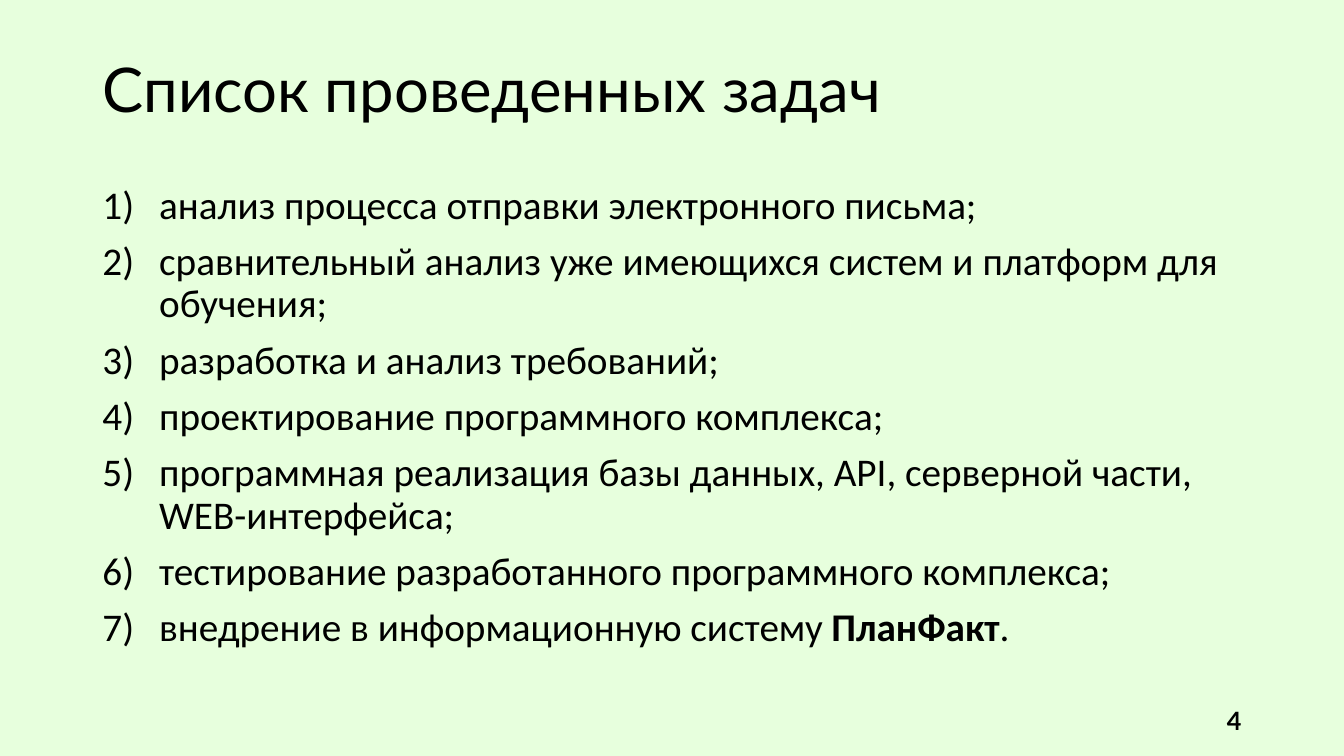
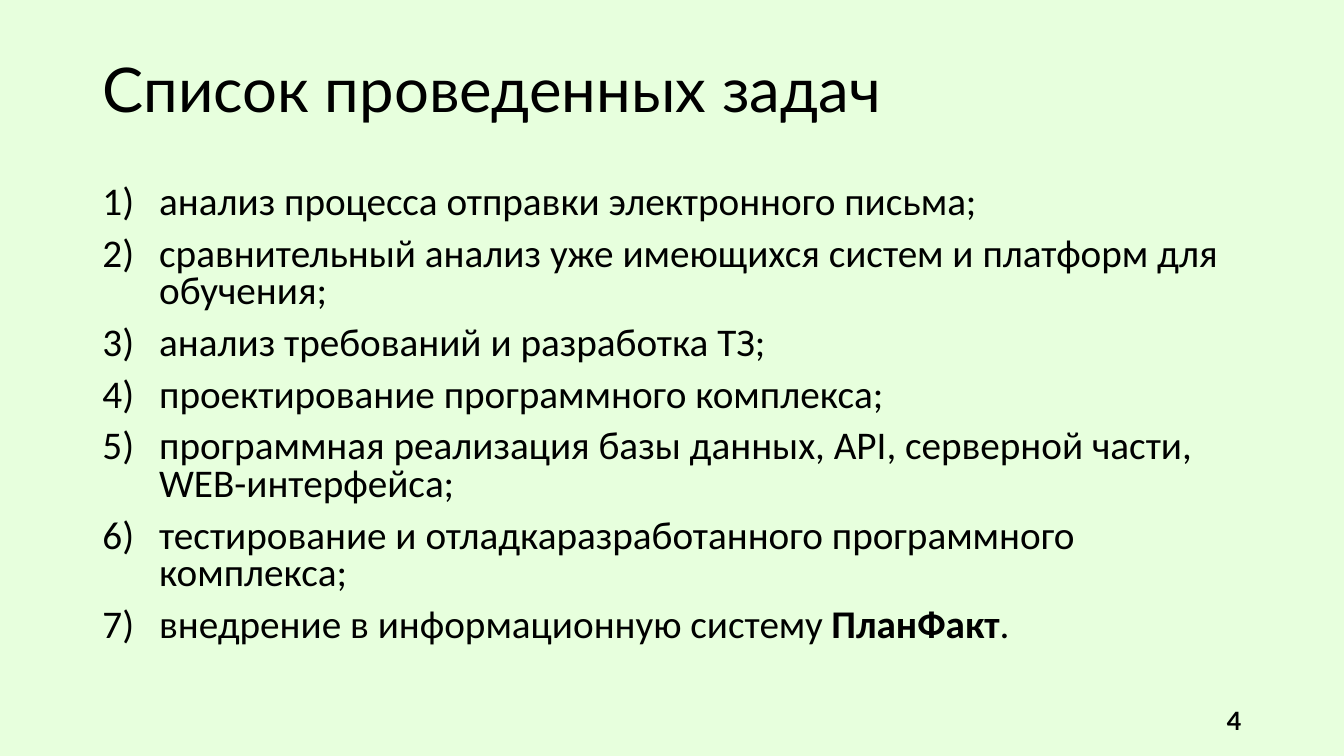
Before and after one commit to R0bari/MessageDeliveryService, a slide deck: slide 4 of Презентация/Сухарев. ВКР.pptx. Drawn at 1344x756 pixels with LibreOffice and Linux fonts; fonts in the diff are those of the drawing. Boxes give left, top, right and bottom in pixels: in the first picture for what was removed or moved away, otherwise in the second. Text is boxed around its words. In the diff, an @@ line names an element or a change of style, - is before the commit and + after.

```diff
--- a/Презентация/Сухарев. ВКР.pptx
+++ b/Презентация/Сухарев. ВКР.pptx
@@ text at <box>159,196,1217,645</box>: line spacing 0.9 to 0.8 @@
@@ text at <box>159,329,765,363</box>: text changed @@
-3) разработка и анализ требований;
+3) анализ требований и разработка ТЗ;
@@ text at <box>159,522,1075,591</box>: text changed @@
-6) тестирование разработанного программного комплекса;
+6) тестирование и отладкаразработанного программного комплекса;
```
Also in this commit, not shown: 8 other slides changed, 12 other files.
